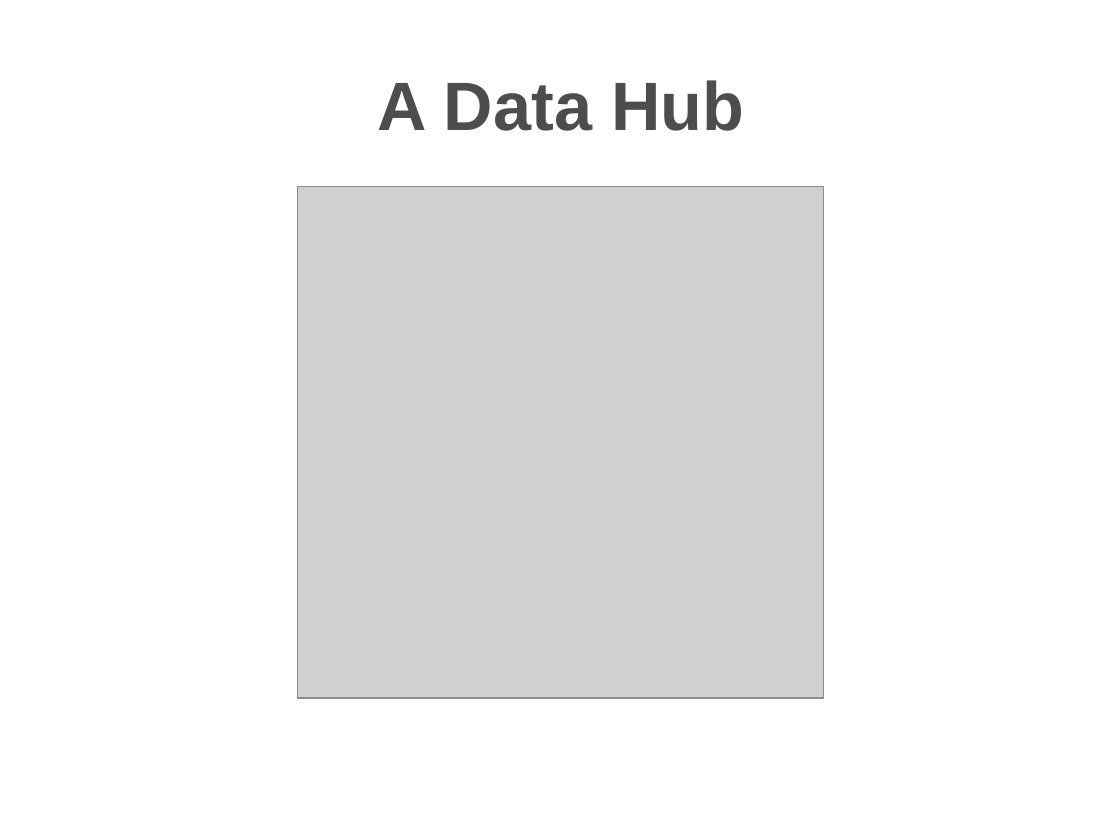
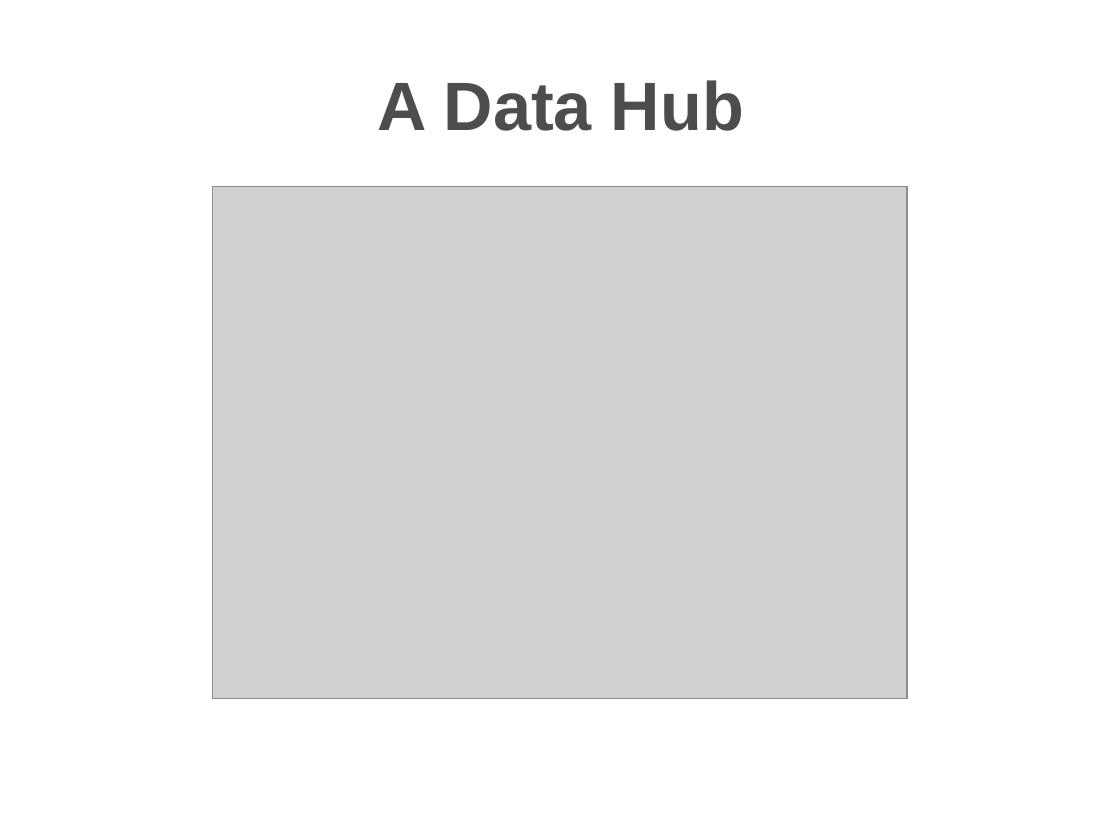
Before and after one commit to travis/cosmo, a slide deck: slide 5 of src/docs/presentations/apachecon2006.ppt. Drawn at 1120x840 pixels with LibreOffice and Linux fonts; fonts in the diff are those of the drawing; grey boxes stand for pictures; background and template pictures are left out. Boxes give left, top, right and bottom in pixels: in the first picture for what was removed or moved away, otherwise in the second. Text is boxed around its words. In the diff, an @@ line names an element or a change of style, - is before the commit and + after.

```diff
--- a/src/docs/presentations/apachecon2006.ppt
+++ b/src/docs/presentations/apachecon2006.ppt
@@ title "A Data Hub" at box(378, 80, 744, 131): line spacing 52.4pt to 52.1pt @@
@@ picture: place and size @@
-picture at box(297, 187, 823, 699)
+picture at box(213, 187, 907, 699)
```
Also in this commit, not shown: 23 other slides changed, 5 slides added, 5 slides removed.
